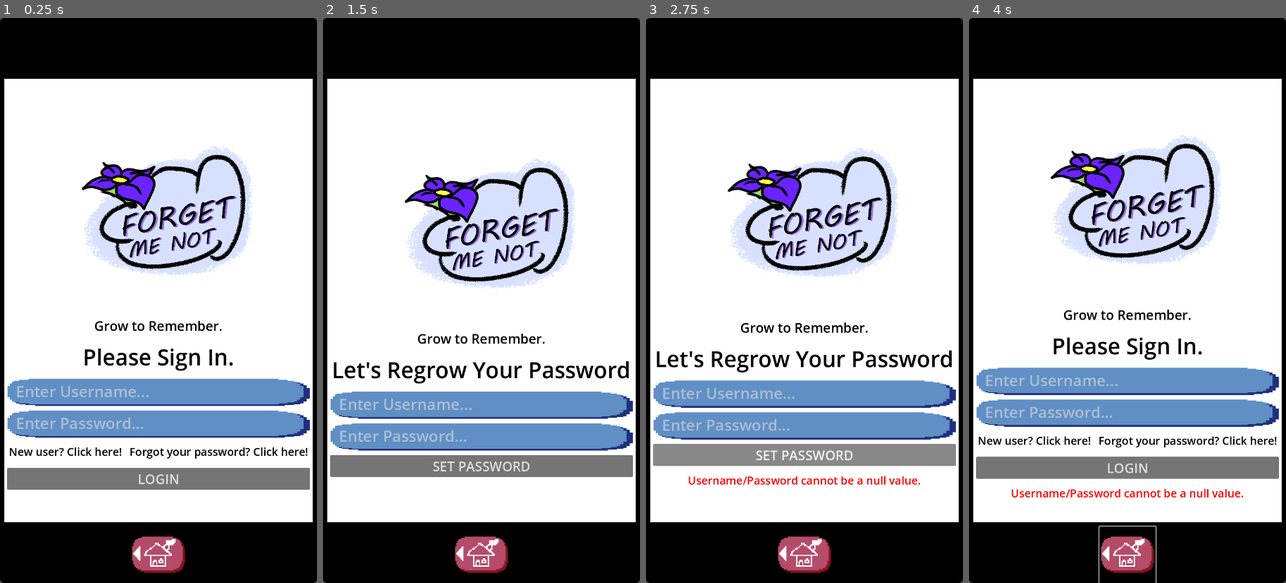
Above: before the commit, frames 1-4 (left to right).
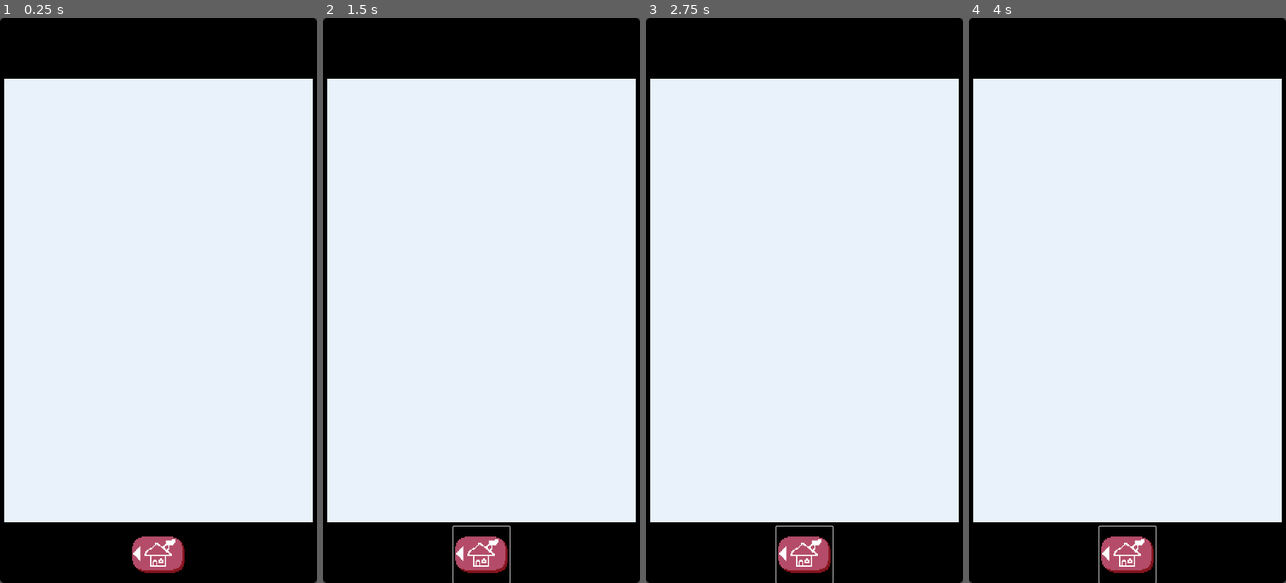
Above: after the commit, the same moments.

Repository: SmithyMKPK/IGME-110-Project-Forget-Me-Not
Game: Godot game, scene res://scenes/main_screen_root.tscn
Same seed, same stepped clock (60 frames per second), same inputs: the game is played once before the commit and once after it. The engine's default icon, where the game draws it, is replaced by a stand-in: a white triangle on a blue panel in a dark square.
Inputs (mouse positions are in pixels of both pictures, inside the frame that each line leads up to):
- Up to frame 1 (0.25 s): no input
- Up to frame 2 (1.5 s): click (481, 554) at 0.5 s; click (541, 453) at 1.25 s, where only the run before the commit has a clickable "Forgot your password? Click h…"
- Up to frame 3 (2.75 s): click (804, 464) at 2 s, where only the run before the commit has a clickable "SET PASSWORD"
- Up to frame 4 (4 s): click (1127, 453) at 2.75 s, where only the run before the commit has a clickable "SET PASSWORD"; click (1127, 554) at 3.5 s

The runs differ from the first frame. In frame 1, 18% of the frame differs, in the area x 1-99%, y 10-99%; in frame 2, 18%; in frame 3, 18%; in frame 4, 18%, in the area x 1-99%, y 10-100%.

Commit message:
Finished Forget Me Not

Diff:
--- /dev/null
+++ b/assets/phone_screen_color.tres
@@ -0,0 +1,8 @@
+[gd_resource type="StyleBoxFlat" format=3 uid="uid://djyco5t5tjcap"]
+
+[resource]
+border_width_left = 10
+border_width_top = 10
+border_width_right = 10
+border_width_bottom = 10
+border_color = Color(0, 0, 0, 1)
--- /dev/null
+++ b/assets/spritesheet_stuffs/info_button.tres
@@ -0,0 +1,7 @@
+[gd_resource type="AtlasTexture" load_steps=2 format=3 uid="uid://dhm6svp6c8eev"]
+
+[ext_resource type="Texture2D" uid="uid://bylg6piy11xjh" path="res://assets/spritesheet_stuffs/spritesheetupdated(1).png" id="1_23ky8"]
+
+[resource]
+atlas = ExtResource("1_23ky8")
+region = Rect2(580, 414, 214, 147)
--- a/project.godot
+++ b/project.godot
@@ -19,6 +19,7 @@
 
 window/size/viewport_width=720
 window/size/viewport_height=1280
+window/stretch/mode="canvas_items"
 
 [rendering]
 
--- a/scenes/main_screen_root.tscn
+++ b/scenes/main_screen_root.tscn
@@ -1,8 +1,9 @@
-[gd_scene load_steps=37 format=3 uid="uid://bmw8sws1cljk"]
+[gd_scene load_steps=39 format=3 uid="uid://bmw8sws1cljk"]
 
 [ext_resource type="Script" path="res://scripts/main_screen_root.gd" id="1_olby2"]
 [ext_resource type="Texture2D" uid="uid://bm56taq2g0exw" path="res://assets/icon.svg" id="1_rs08c"]
 [ext_resource type="Script" path="res://scripts/sign_in_screen.gd" id="1_u31dh"]
+[ext_resource type="StyleBox" uid="uid://djyco5t5tjcap" path="res://assets/phone_screen_color.tres" id="2_6bxr5"]
 [ext_resource type="Texture2D" uid="uid://b0vvpdbeqv2ff" path="res://assets/appfulllogo.png" id="3_h64kv"]
 [ext_resource type="Script" path="res://scripts/map_screen.gd" id="4_kxjj7"]
 [ext_resource type="Texture2D" uid="uid://dt0qxhyvmxx6c" path="res://assets/irl map.png" id="5_43gdg"]
@@ -18,23 +19,17 @@
 [ext_resource type="Texture2D" uid="uid://dgp2ehhulu7u0" path="res://assets/icon3.png" id="13_f5ge0"]
 [ext_resource type="Texture2D" uid="uid://cc77jl26ubcfo" path="res://assets/icon4.png" id="14_tswvm"]
 [ext_resource type="Texture2D" uid="uid://b8f6co0y0wju4" path="res://assets/icon5.png" id="15_sekg1"]
+[ext_resource type="Texture2D" uid="uid://830mehg0cgix" path="res://assets/coin.png" id="18_undf5"]
 [ext_resource type="Script" path="res://scripts/your_garden_screen.gd" id="19_q2b42"]
 [ext_resource type="Texture2D" uid="uid://bpu2p8rhfcj46" path="res://assets/gamemap.png" id="19_vkgup"]
 [ext_resource type="Texture2D" uid="uid://c7lpaop4hcv7q" path="res://assets/spritesheet_stuffs/shop_button.tres" id="20_pbp76"]
 [ext_resource type="Texture2D" uid="uid://dob5an7iesia8" path="res://assets/spritesheet_stuffs/blue_flower.tres" id="21_enrbo"]
 [ext_resource type="Texture2D" uid="uid://bw117aur2hkbh" path="res://assets/spritesheet_stuffs/close_button.tres" id="21_vea8i"]
 [ext_resource type="Texture2D" uid="uid://8xt2bs7bwwq8" path="res://assets/spritesheet_stuffs/red_flower.tres" id="22_bbpy2"]
+[ext_resource type="Texture2D" uid="uid://dhm6svp6c8eev" path="res://assets/spritesheet_stuffs/info_button.tres" id="22_ps3q7"]
 [ext_resource type="Texture2D" uid="uid://bne4fdchp1g7m" path="res://assets/spritesheet_stuffs/smexy_flower.tres" id="23_oedmd"]
 [ext_resource type="PackedScene" uid="uid://dsfacgokw71w2" path="res://scenes/drag_and_droppable_tile.tscn" id="26_60ao6"]
 [ext_resource type="Texture2D" uid="uid://wcumpkts0bce" path="res://assets/spritesheet_stuffs/seed_bag.tres" id="27_gp2d1"]
-
-[sub_resource type="StyleBoxFlat" id="StyleBoxFlat_5j31l"]
-bg_color = Color(1, 1, 1, 1)
-border_width_left = 10
-border_width_top = 10
-border_width_right = 10
-border_width_bottom = 10
-border_color = Color(0, 0, 0, 1)
 
 [sub_resource type="StyleBoxTexture" id="StyleBoxTexture_b1y20"]
 texture = ExtResource("6_hv673")
@@ -71,14 +66,16 @@
 currentHomeScreen = NodePath("Sign In Screen")
 validControls = [NodePath("Sign In Screen"), NodePath("Map Screen"), NodePath("You Screen"), NodePath("Your Stuff Screen")]
 signInScreen = NodePath("Sign In Screen")
+styleBoxPanel = ExtResource("2_6bxr5")
 
 [node name="Main Screen" type="Panel" parent="."]
 offset_top = 128.0
 offset_right = 720.0
 offset_bottom = 1152.0
-theme_override_styles/panel = SubResource("StyleBoxFlat_5j31l")
+theme_override_styles/panel = ExtResource("2_6bxr5")
 
 [node name="Sign In Screen" type="Control" parent="." node_paths=PackedStringArray("usernameEnterer", "passwordEnterer", "errorLabel", "signInLabel", "signUpForgotPasswordContainer", "logInButton", "mapScreen")]
+visible = false
 layout_mode = 3
 anchors_preset = 15
 anchor_right = 1.0
@@ -201,7 +198,7 @@
 grow_horizontal = 2
 grow_vertical = 2
 script = ExtResource("4_kxjj7")
-map = NodePath("Map")
+map = NodePath("Map/Valid Item Placement Area")
 youScreen = NodePath("../You Screen")
 yourStuffScreen = NodePath("../Your Stuff Screen")
 statsScreen = NodePath("../Stats Screen")
@@ -215,6 +212,12 @@
 offset_bottom = 1144.0
 texture = ExtResource("5_43gdg")
 expand_mode = 1
+
+[node name="Valid Item Placement Area" type="Control" parent="Map Screen/Map"]
+anchors_preset = 0
+offset_top = 128.0
+offset_right = 699.0
+offset_bottom = 722.0
 
 [node name="My Stuff Outline" type="Panel" parent="Map Screen"]
 layout_mode = 0
@@ -744,8 +747,8 @@
 layout_mode = 2
 size_flags_horizontal = 10
 disabled = true
-text = "CLAIM"
-icon = ExtResource("1_rs08c")
+text = "+1000 GG"
+icon = ExtResource("18_undf5")
 
 [node name="Your Garden screen" type="Control" parent="." node_paths=PackedStringArray("flowerContainer", "shopGrid", " …(186 unchanged characters)…
 visible = false
@@ -801,6 +804,7 @@
 [node name="Information Button" type="Button" parent="Your Garden screen/Garden UI Panel/UI Container"]
 layout_mode = 2
 size_flags_vertical = 3
+icon = ExtResource("22_ps3q7")
 flat = true
 expand_icon = true
 
@@ -812,7 +816,6 @@
 expand_icon = true
 
 [node name="Popup UI" type="Panel" parent="Your Garden screen"]
-visible = false
 layout_mode = 0
 offset_left = 120.0
 offset_top = 432.0
@@ -821,6 +824,7 @@
 
 [node name="Title Text" type="Label" parent="Your Garden screen/Popup UI"]
 layout_mode = 0
+offset_left = 224.0
 offset_right = 488.0
 offset_bottom = 80.0
 theme_override_font_sizes/font_size = 50
@@ -833,11 +837,26 @@
 offset_right = 488.0
 offset_bottom = 488.0
 theme_override_font_sizes/font_size = 25
-text = "Welcome to your own personalized garden! Earn achiev …(126 unchanged characters)… en your bag of seeds and begin planting! To remove a flower, simply click on it and press the delete button! It'll go back in your seed sack for future use!"
+text = "Welcome to your own personalized garden! Earn achiev …(126 unchanged characters)… en your bag of seeds and begin planting!"
 autowrap_mode = 2
 
+[node name="Coin Icon" type="TextureRect" parent="Your Garden screen/Popup UI"]
+layout_mode = 0
+offset_right = 80.0
+offset_bottom = 80.0
+texture = ExtResource("18_undf5")
+stretch_mode = 4
+
+[node name="Coin Counter Label" type="Label" parent="Your Garden screen/Popup UI"]
+layout_mode = 0
+offset_left = 80.0
+offset_right = 224.0
+offset_bottom = 80.0
+theme_override_font_sizes/font_size = 35
+horizontal_alignment = 1
+vertical_alignment = 1
+
 [node name="Shop Grid" type="GridContainer" parent="Your Garden screen/Popup UI"]
-visible = false
 layout_mode = 0
 offset_top = 80.0
 offset_right = 488.0
--- a/scripts/main_screen_root.gd
+++ b/scripts/main_screen_root.gd
@@ -4,6 +4,7 @@
 @export var badScreenMode: bool
 @export var validControls: Array[Control]
 @export var signInScreen: Control
+@export var styleBoxPanel: StyleBoxFlat
 
 var currentUser: UserData
 
@@ -40,6 +41,5 @@
 		else:
 			applyWhiteToLabels(child)
 
-
 func _on_red_flower_holder_dropped_flower() -> void:
 	pass # Replace with function body.
--- a/scripts/map_screen.gd
+++ b/scripts/map_screen.gd
@@ -1,6 +1,6 @@
 extends Control
 
-@export var map: TextureRect
+@export var map: Control
 @export var youScreen: Control
 @export var yourStuffScreen: Control
 @export var statsScreen: Control
@@ -15,6 +15,7 @@
 
 func simulateItem():
 	var mapSize = map.size
+	print(mapSize)
 
 	# Clears all of the items to ensure that excess items dont exist
 	for textureRect in map.get_children():
--- a/scripts/sign_in_screen.gd
+++ b/scripts/sign_in_screen.gd
@@ -60,6 +60,12 @@
 	passwordEnterer.visible = config["password_visible"]
 	signUpForgotPasswordContainer.visible = config["forgot_visible"]
 	logInButton.text = config["button_text"]
+
+	match int(screenMode):
+		0, 1:
+			get_parent().styleBoxPanel.bg_color = Color("e9f1fb")
+		2:
+			get_parent().styleBoxPanel.bg_color = Color("bdd9ec")
 
 # Method that acts on the log-in button being pressed. What it does will entirely depend on what the current
 # text of the button
--- a/scripts/stats_screen.gd
+++ b/scripts/stats_screen.gd
@@ -12,6 +12,7 @@
 # provides "statistics" on them. If not, it'll present a "failsafe"
 func _on_visibility_changed() -> void:
 	if self.visible:
+		get_parent().styleBoxPanel.bg_color = Color("a1c0d7")
 		if get_parent().currentUser.registeredItems.size() == 0:
 			showResults(false)
 		else:
--- a/scripts/your_garden_screen.gd
+++ b/scripts/your_garden_screen.gd
@@ -17,6 +17,7 @@
 @export var yourSeedsPopup: Panel
 @export var titleText: Label
 @export var infoLabel: Label
+@export var coinCounter: Label
 
 var popupType: PopupType
 
@@ -26,12 +27,14 @@
 		"label_text": "INFORMATION",
 		"info_label_visible": true,
 		"shop_grid_visible": false,
+		"coin_counter_visible": false
 		},
 	PopupType.Shop:
 		{
 		"label_text": "SHOP",
 		"info_label_visible": false,
 		"shop_grid_visible": true,
+		"coin_counter_visible": true
 		},
 }
 
@@ -67,6 +70,11 @@
 	titleText.text = config["label_text"]
 	infoLabel.visible = config["info_label_visible"]
 	shopGrid.visible = config["shop_grid_visible"]
+	coinCounter.visible = config["coin_counter_visible"]
+
+# Method that updates the coin counter
+func updateCoinCounter():
+	coinCounter.text = str(get_parent().currentUser.gardenGelt)
 
 # Method that rebuilds the garden based on the user's older inputs
 func rebuildGarden():
@@ -115,6 +123,7 @@
 	popupType = PopupType.Shop
 	buildPopup()
 	checkMoneyStatus()
+	updateCoinCounter()
 
 # Method that reacts to the exit button being pressed in the popup. It'll close everything in the popup UI box
 func _on_exit_button_pressed() -> void:
@@ -142,11 +151,11 @@
 		"Smexy":
 			get_parent().currentUser.seedInventory.append(get_parent().currentUser.FlowerTypes.Smexy)
 	getSeedCount()
+	updateCoinCounter()
 
 # Methods that acts on their respective seeds being placed down. It'll remove an instance from it in the user's
 # inventory and then update the seed counters.
 func _on_red_flower_holder_dropped_flower() -> void:
-	print("Tried")
 	get_parent().currentUser.seedInventory.erase(get_parent().currentUser.FlowerTypes.Red)
 	getSeedCount()
 func _on_blue_flower_holder_dropped_flower() -> void:
--- a/scripts/your_stuff_screen.gd
+++ b/scripts/your_stuff_screen.gd
@@ -64,6 +64,7 @@
 func _on_visibility_changed() -> void:
 	if self.visible:
 		buildItemPanel()
+		get_parent().styleBoxPanel.bg_color = Color("a1c0d7")
 
 # Method that gathers each of the necessary components to create an interactive panel for the user to interact with
 func buildItemPanel() -> void:
@@ -131,21 +132,21 @@
 	return vboxcontainer
 func buildEditItemIconButtonBuilder(requestedItem: Item) -> Button:
 	var button: Button = Button.new()
-	button.text = "Change Item Icon"
+	button.text = "Change Icon"
 	button.add_theme_font_size_override("font", 25)
 	button.pressed.connect(func(): _on_edit_item_icon_button_pressed(requestedItem))
 
 	return button
 func buildEditItemNameButtonBuilder(requestedItem: Item) -> Button:
 	var button: Button = Button.new()
-	button.text = "Change Item Name"
+	button.text = "Change Name"
 	button.add_theme_font_size_override("font", 25)
 	button.pressed.connect(func(): _on_edit_item_name_button_pressed(requestedItem))
 
 	return button
 func buildDeleteButton(requestedItem: Item) -> Button:
 	var button: Button = Button.new()
-	button.text = "Delete Current Item"
+	button.text = "Delete Item"
 	button.add_theme_font_size_override("font", 25)
 	button.pressed.connect(func(): _on_delete_item_button_pressed(requestedItem))
 
Binary file added: assets/coin.png
Not shown, added: assets/coin.png.import
Binary file added: assets/spritesheet_stuffs/spritesheetupdated(1).png
Not shown, added: assets/spritesheet_stuffs/spritesheetupdated(1).png.import
